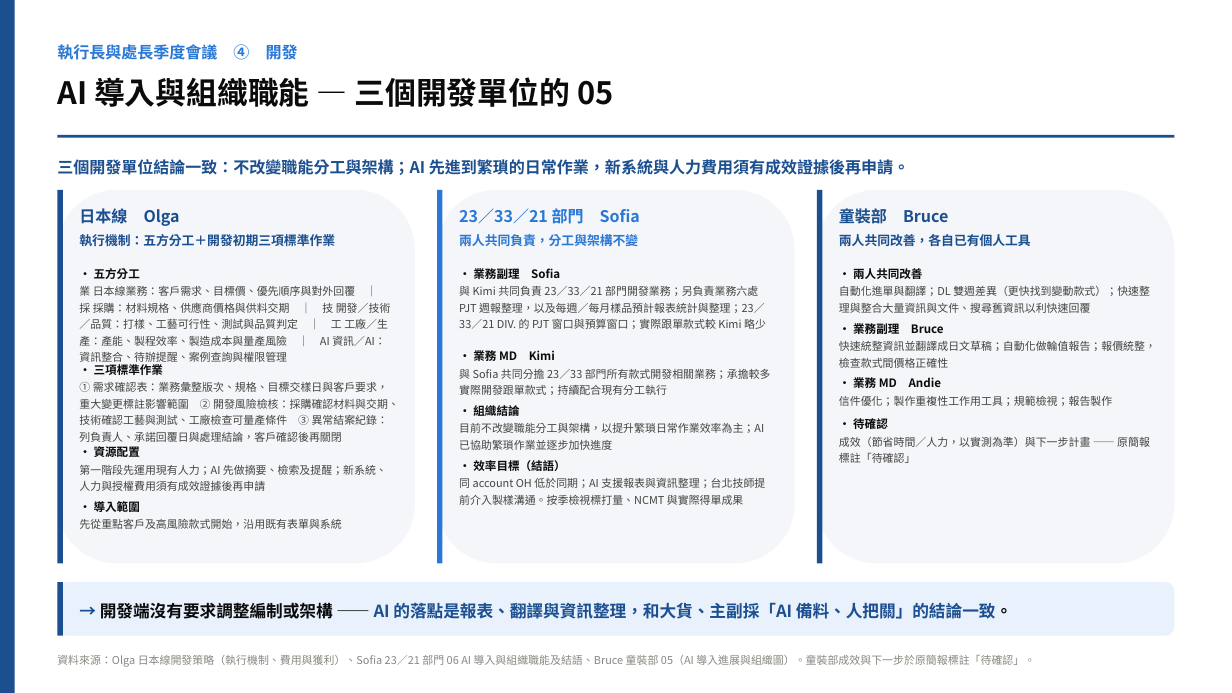
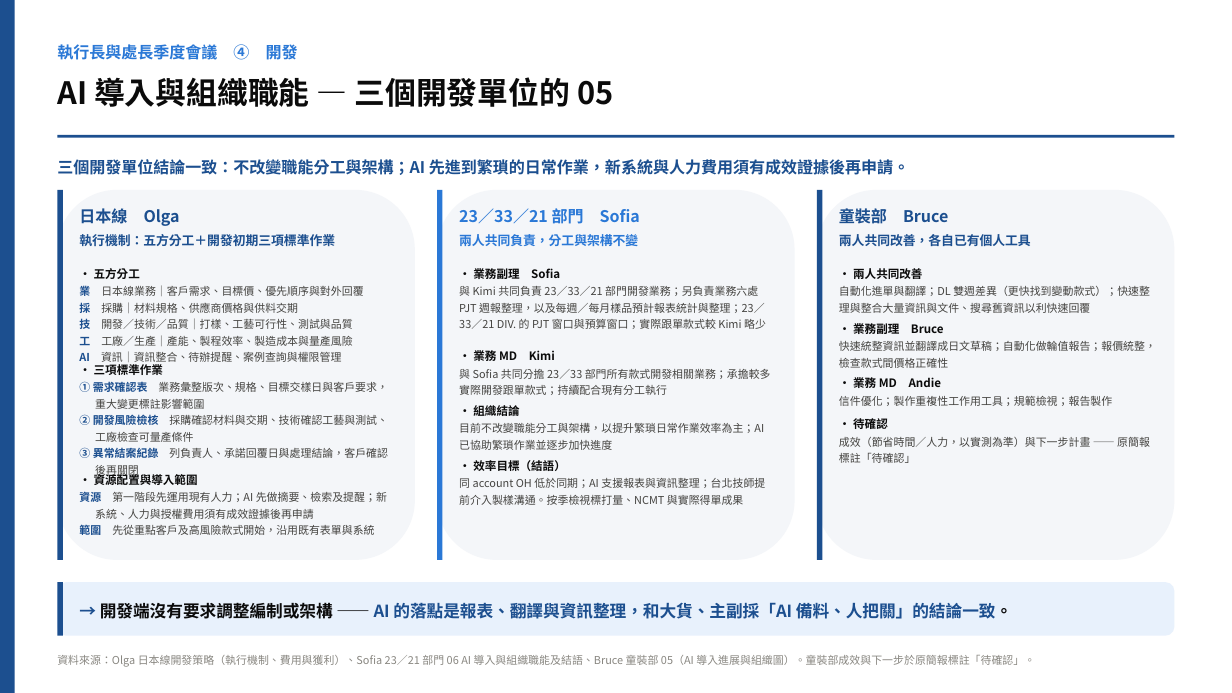
Before and after one commit to yc20054321-art/joyce, a slide deck: slide 5 of V6_執行長與處長季度會議_單位回饋整合_20261106.pptx. Drawn at 1232x693 pixels with LibreOffice and Linux fonts; fonts in the diff are those of the drawing. Boxes give left, top, right and bottom in pixels: in the first picture for what was removed or moved away, otherwise in the second. Text is boxed around its words. In the diff, an @@ line names an element or a change of style, - is before the commit and + after.

```diff
--- a/V6_執行長與處長季度會議_單位回饋整合_20261106.pptx
+++ b/V6_執行長與處長季度會議_單位回饋整合_20261106.pptx
@@ rounded rectangle resized from (x1=57, y1=190, x2=415, y2=564) to (x1=57, y1=190, x2=415, y2=560) @@
@@ rectangle resized from (x1=57, y1=190, x2=63, y2=564) to (x1=57, y1=190, x2=63, y2=560) @@
@@ rounded rectangle resized from (x1=437, y1=190, x2=795, y2=564) to (x1=437, y1=190, x2=795, y2=560) @@
@@ rectangle resized from (x1=437, y1=190, x2=443, y2=564) to (x1=437, y1=190, x2=443, y2=560) @@
@@ rounded rectangle resized from (x1=817, y1=190, x2=1175, y2=564) to (x1=817, y1=190, x2=1175, y2=560) @@
@@ rectangle resized from (x1=817, y1=190, x2=823, y2=564) to (x1=817, y1=190, x2=823, y2=560) @@
@@ text at (x1=79, y1=284, x2=363, y2=365): text changed @@
-業 日本線業務：客戶需求、目標價、優先順序與對外回覆 ｜ 採 採購：材料規格、供應商價格與供料交期 ｜ 技 開發／技術／品質：打樣、工藝可行性、測試與品質判定 ｜ 工 工廠／生產：產能、製程效率、製造成本與量產風險 ｜ AI 資訊／AI：資訊整合、待辦提醒、案例查詢與權限管理
+業 日本線業務｜客戶需求、目標價、優先順序與對外回覆
+採 採購｜材料規格、供應商價格與供料交期
+技 開發／技術／品質｜打樣、工藝可行性、測試與品質
+工 工廠／生產｜產能、製程效率、製造成本與量產風險
+AI 資訊｜資訊整合、待辦提醒、案例查詢與權限管理
@@ text at (x1=79, y1=380, x2=388, y2=461): text changed @@
-① 需求確認表：業務彙整版次、規格、目標交樣日與客戶要求，重大變更標註影響範圍 ② 開發風險檢核：採購確認材料與交期、技術確認工藝與測試、工廠檢查可量產條件 ③ 異常結案紀錄：列負責人、承諾回覆日與處理結論，客戶確認後再關閉
+① 需求確認表 業務彙整版次、規格、目標交樣日與客戶要求，重大變更標註影響範圍
+② 開發風險檢核 採購確認材料與交期、技術確認工藝與測試、工廠檢查可量產條件
+③ 異常結案紀錄 列負責人、承諾回覆日與處理結論，客戶確認後再關閉
@@ text removed at (x1=94, y1=444, x2=140, y2=460) @@
-· 資源配置
@@ text at (x1=94, y1=472, x2=198, y2=488): text changed @@
-· 導入範圍
+· 資源配置與導入範圍
@@ text at (x1=79, y1=490, x2=387, y2=538): text changed @@
-第一階段先運用現有人力；AI 先做摘要、檢索及提醒；新系統、人力與授權費用須有成效證據後再申請
+資源 第一階段先運用現有人力；AI 先做摘要、檢索及提醒；新系統、人力與授權費用須有成效證據後再申請
+範圍 先從重點客戶及高風險款式開始，沿用既有表單與系統
@@ text removed at (x1=79, y1=519, x2=341, y2=529) @@
-先從重點客戶及高風險款式開始，沿用既有表單與系統
```
Also in this commit, not shown: 5 other slides changed, 1 other file.
